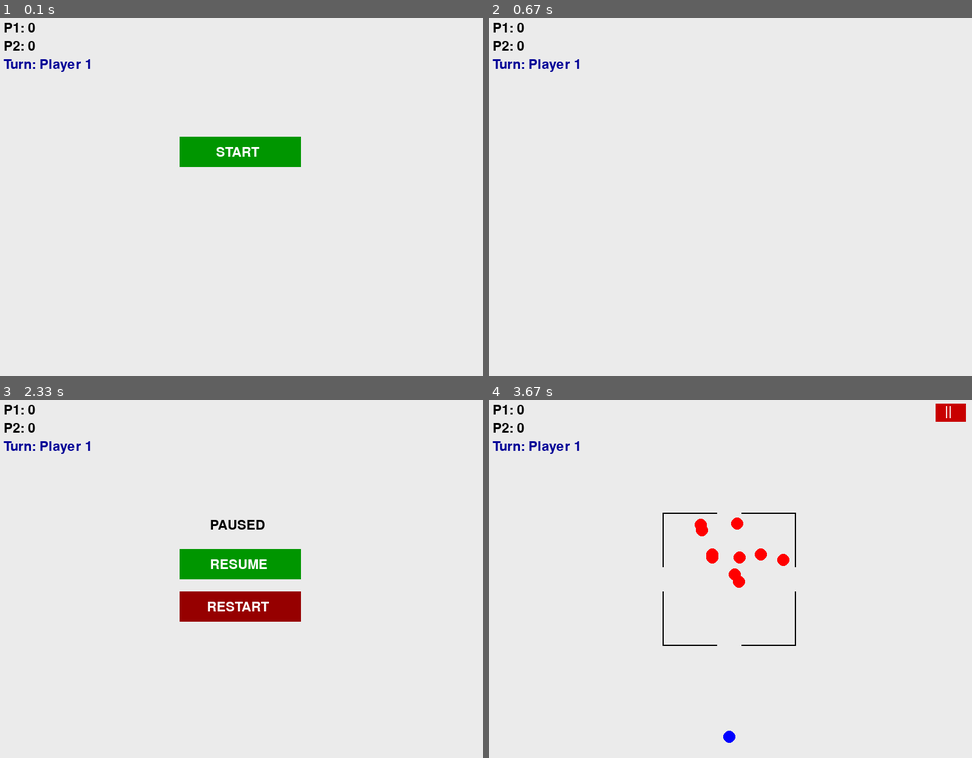
Above: before the commit, frames 1-4 (two rows, left to right).
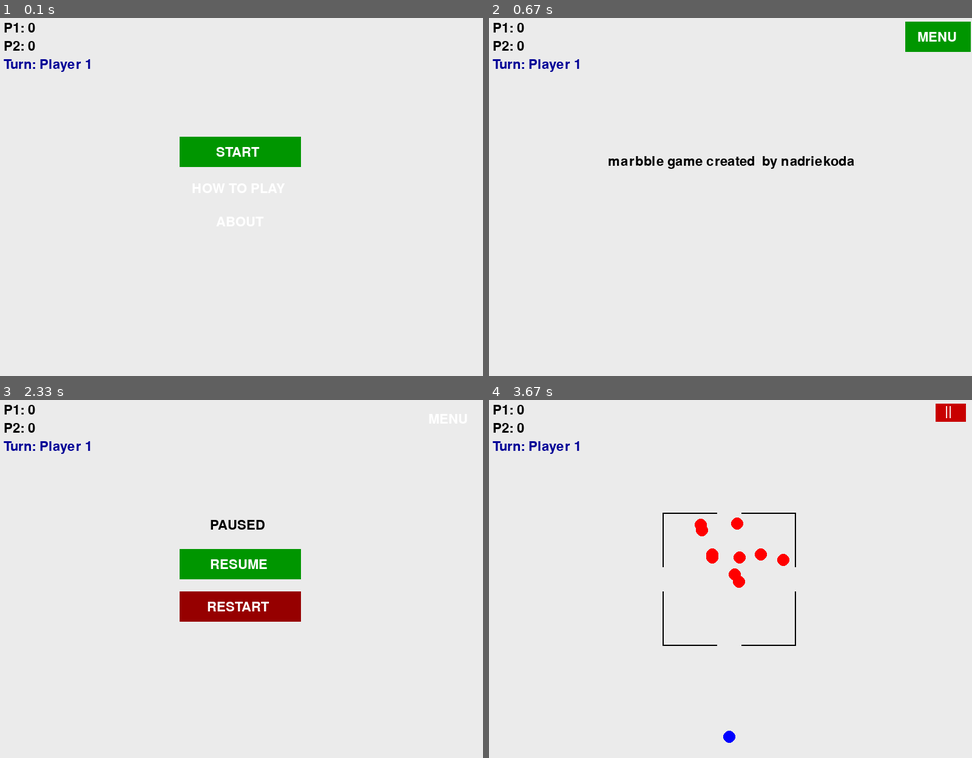
Above: after the commit, the same moments.

Repository: fotsingmatakouhuguette-gif/HUGUETTE-project
Game: pygame game, started from test 3.py
The game is run twice, just before and just after one commit, with the same random seed, the same clock (stepped at 60 frames per second) and the same inputs.
Inputs (mouse positions are in pixels of both pictures, inside the frame that each line leads up to):
- Up to frame 1 (0.1 s): no input
- Up to frame 2 (0.67 s): press the mouse at (730, 225) at 0.37 s; move the mouse to (720, 161) at 0.47 s; release the mouse at (711, 96) at 0.6 s
- Up to frame 3 (2.33 s): press the mouse at (449, 417) at 0.7 s; move the mouse to (260, 550) at 0.8 s; release the mouse at (67, 682) at 0.93 s; press the mouse at (241, 571) at 1.03 s; move the mouse to (280, 550) at 1.13 s; release the mouse at (318, 528) at 1.27 s; press the mouse at (449, 417) at 1.37 s; move the mouse to (289, 553) at 1.47 s; release the mouse at (135, 693) at 1.6 s; press the mouse at (241, 532) at 1.7 s; move the mouse to (193, 500) at 1.8 s; release the mouse at (144, 468) at 1.93 s; press the mouse at (463, 414) at 2.03 s; move the mouse to (439, 507) at 2.13 s; release the mouse at (415, 604) at 2.27 s
- Up to frame 4 (3.67 s): click (769, 600) at 2.38 s; press the mouse at (769, 600) at 2.7 s; move the mouse to (677, 600) at 2.8 s; release the mouse at (590, 604) at 2.93 s; press the mouse at (952, 414) at 3.03 s; move the mouse to (923, 460) at 3.13 s; release the mouse at (899, 507) at 3.27 s; press the mouse at (730, 607) at 3.37 s; move the mouse to (740, 639) at 3.47 s; release the mouse at (749, 675) at 3.6 s

The runs differ from the first frame. In frame 2, 1.7% of the frame differs, in the area x 24-100%, y 1-43%; in frame 3, less than 0.1%; in frame 4, nothing differs.

Commit message:
Update test 3.py
drawing the different buttons

Diff:
--- a/test 3.py
+++ b/test 3.py
@@ -235,6 +235,18 @@
     if game_state == MENU:
         pygame.draw.rect(screen, (0, 150, 0), start_button_rect)
         screen.blit(font.render("START", True, (255, 255, 255)), (360, 215))
+        screen.blit(font.render("ABOUT",True,(255,255,255)),(360,330))
+        screen.blit(font.render("HOW TO PLAY",True,(255,255,255)),(320,275))
+
+    elif game_state==ABOUT:
+        screen.blit(font.render("marbble game created  by nadriekoda",True,(0,0,0)),(200,230))
+        pygame.draw.rect(screen, (0, 150, 0), menu_button_rect)
+        screen.blit(font.render("MENU",True,(255,255,255)),(710,25))
+
+    elif game_state==HOW_TO_PLAY:
+         screen.blit(font.render("drag the ball with the mouse and shoot",True,(0,0,0)),(200,230))
+         pygame.draw.rect(screen, (0, 150, 0), menu_button_rect)
+         screen.blit(font.render("MENU",True,(255,255,255)),(710,25))
 
     elif game_state == PLAYING:
         pygame.draw.rect(screen, (0, 0, 0),
@@ -267,6 +279,7 @@
         pygame.draw.rect(screen, (150, 0, 0), restart_button_rect)
         screen.blit(font.render("RESUME", True, (255, 255, 255)), (350, 265))
         screen.blit(font.render("RESTART", True, (255, 255, 255)), (345, 335))
+        screen.blit(font.render("MENU",True,(255,255,255)),(710,25))
 
     elif game_state == GAME_OVER:
         winner = "DRAW"
@@ -279,6 +292,7 @@
                     (WIDTH // 2 - 100, HEIGHT // 2))
         pygame.draw.rect(screen, (150, 0, 0), restart_button_rect)
         screen.blit(font.render("RESTART", True, (255, 255, 255)), (345, 335))
+        screen.blit(font.render("MENU",True,(255,255,255)),(710,25))
 
     screen.blit(font.render(f"P1: {scores[0]}", True, (0, 0, 0)), (10, 10))
     screen.blit(font.render(f"P2: {scores[1]}", True, (0, 0, 0)), (10, 40))
